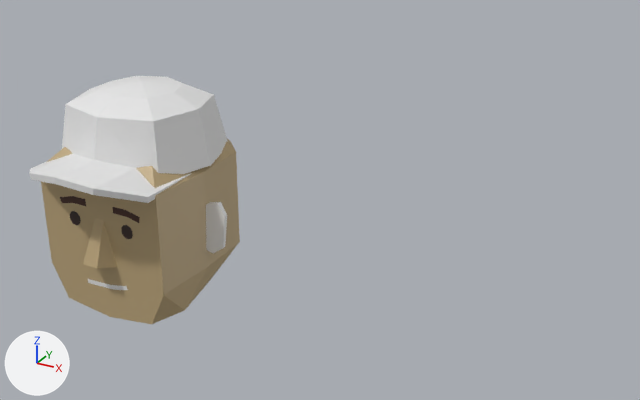
The Blender file visual/charaters.blend, before and after one commit.
Camera for both pictures: a camera (50 mm lens) standing at (7.24, -8.47, 4.76) and looking at (2.59, 0.0, 0.53). Every picture has the same lights, and +X, +Y and +Z are marked at lower left. The first picture is the older version.

The scene before the commit, as lines of its bpy script (objects in view):
```python
me_cube = bpy.data.meshes.new('Cube')
me_cube.from_pydata(...)  # 14 vertices, 13 faces; spans x 0.21..1.2, y -1.0..-0.52, z -1.14..1.28
me_cube_001 = bpy.data.meshes.new('Cube.001')
me_cube_001.from_pydata(...)  # 12 vertices, 9 faces; spans x 0.0..2.07, y -1.17..2.17, z -5.88..1.51
me_sphere = bpy.data.meshes.new('Sphere')
me_sphere.from_pydata(...)  # 16 vertices, 12 faces; spans x 0.0..1.0, y -0.96..1.01, z -0.07..0.88
ob_cube = bpy.data.objects.new('Cube', me_cube_001)
ob_cube.location = (-0.002, -1.145, 0.827)
ob_cube.scale = (0.449, 0.415, 0.0429)
_m = ob_cube.modifiers.new('Mirror', 'MIRROR')
ob_ear_right_001 = bpy.data.objects.new('Ear right.001', me_cube)
ob_ear_right_001.location = (0.879, 0.171, -0.184)
ob_ear_right_001.rotation_euler = (-0.0709, 0.0167, 0.0708)  # degrees (-4.1, 1, 4.1)
ob_ear_right_001.scale = (0.293, 0.293, 0.293)
ob_sphere = bpy.data.objects.new('Sphere', me_sphere)
ob_sphere.location = (0.0, -0.006, 0.745)
ob_sphere.scale = (1.02, 1.02, 1.02)
_m = ob_sphere.modifiers.new('Mirror', 'MIRROR')
# also in view: 'Head' at (0.0, -0.12, -0.2)
```
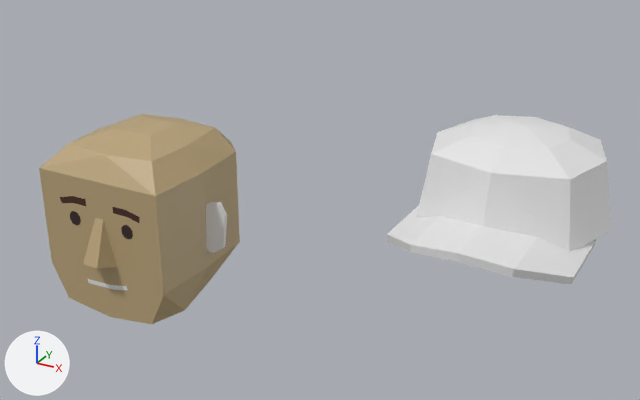
What the commit changed:
Object 'Sphere' (ob_sphere) moves from (0.0, -0.006, 0.745) to (4.902, -0.006, 0.973).
Object 'Cube' (ob_cube) moves from (-0.002, -1.145, 0.827) to (4.9, -1.145, 1.056).

Boxes [x1, y1, x2, y2] around the edits, measured in the pictures (640 x 400 px):
'Sphere', moved: before [62, 76, 228, 174]; after [416, 115, 611, 251]
'Cube', moved: before [29, 154, 192, 203]; after [387, 205, 596, 285]
